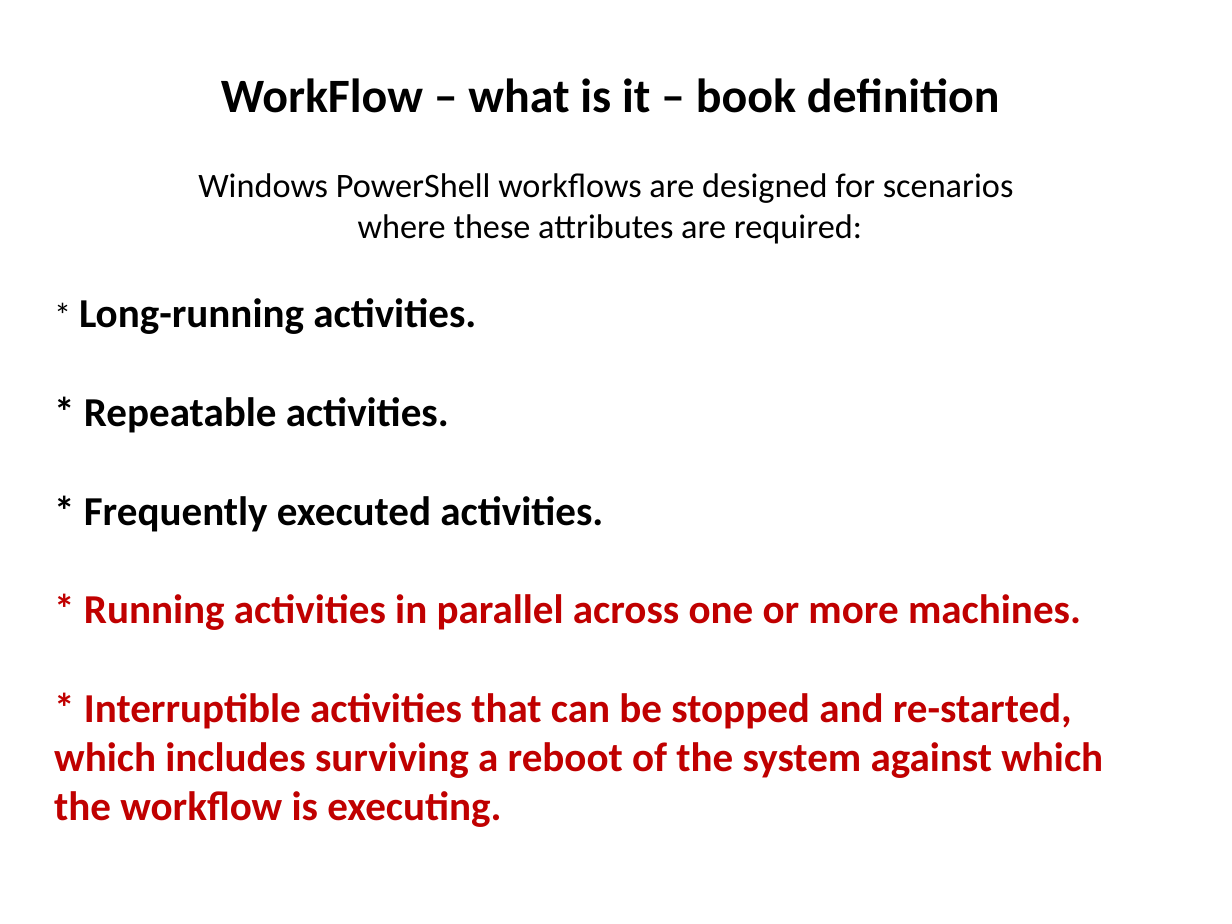
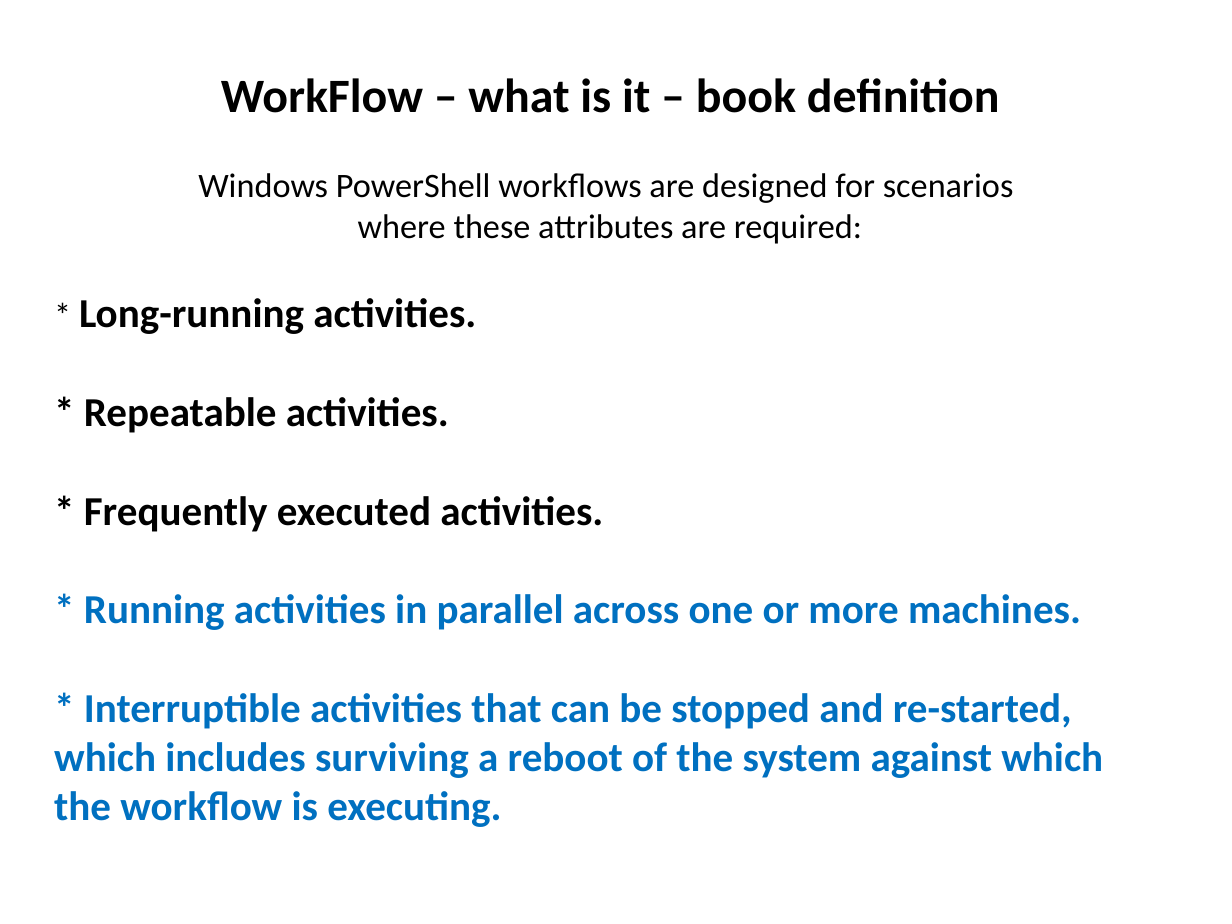
Before and after one commit to wildgrok/PowerShell, a slide deck: slide 6 of PowerShell From The Trenches - Workflows.pptx (slide 5 before the commit). Drawn at 1232x924 pixels with LibreOffice and Linux fonts; fonts in the diff are those of the drawing. Boxes give left, top, right and bottom in pixels: in the first picture for what was removed or moved away, otherwise in the second. Text is boxed around its words. In the diff, an @@ line names an element or a change of style, - is before the commit and + after.

```diff
--- a/PowerShell From The Trenches - Workflows.pptx
+++ b/PowerShell From The Trenches - Workflows.pptx
@@ text at (54, 594, 1103, 827): text colour #C00000 to #0070C0 in "* Running activities in parallel across one ...", "* Interruptible activities that can be stopped ..." @@
```
Also in this commit, not shown: 19 other slides changed, 21 slides added, 2 slides removed.
